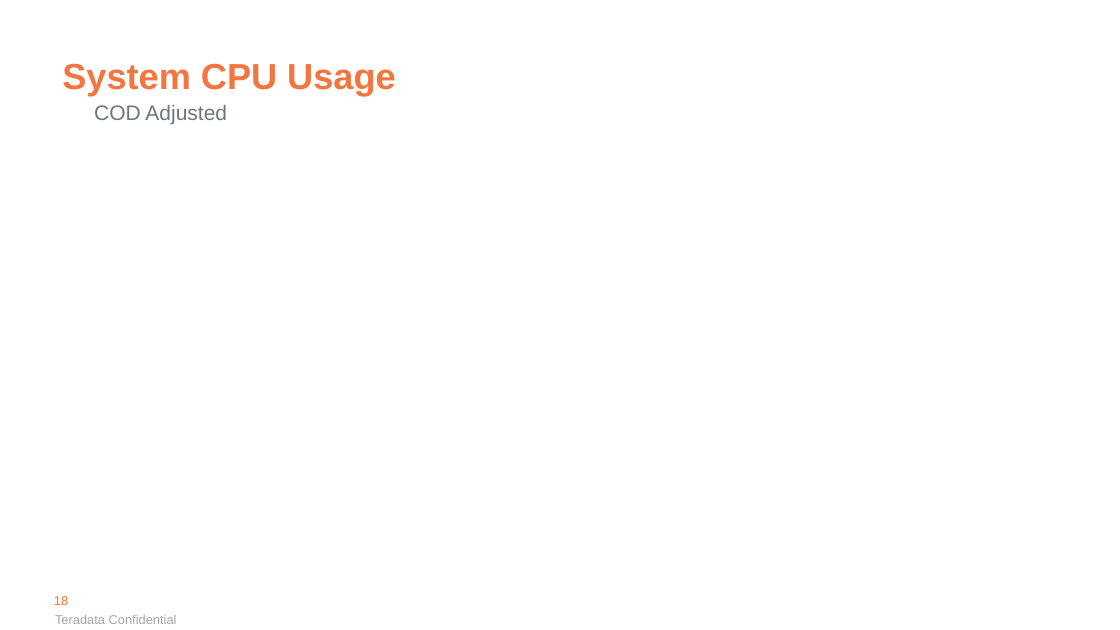
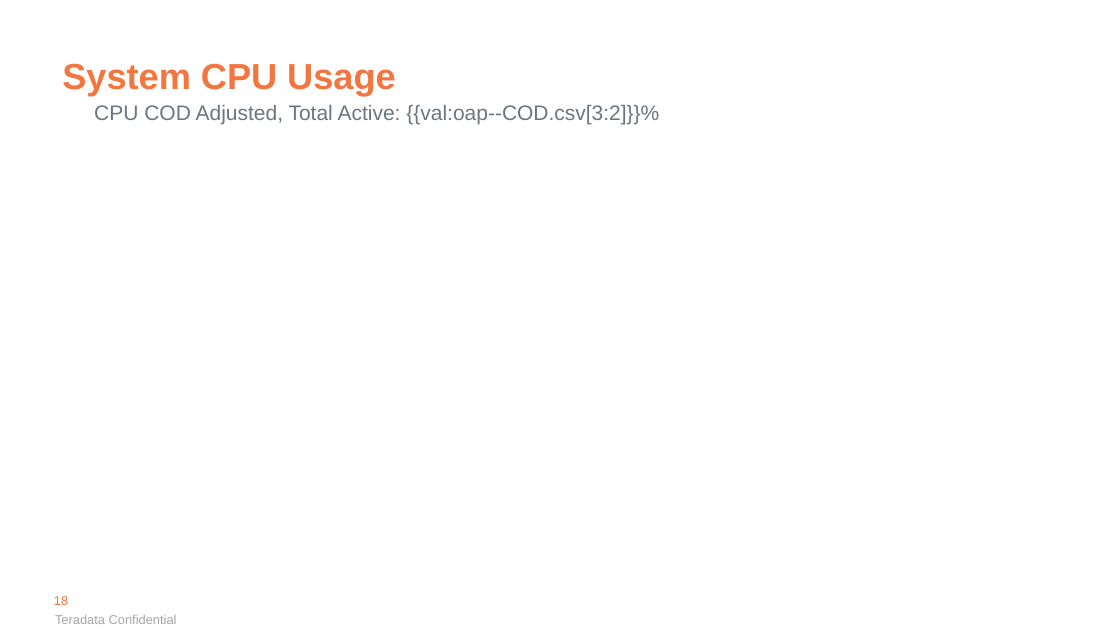
Before and after one commit to tdcoa/systasks, a slide deck: slide 18 of Solutions/ppt/Vantage Health Check v4.1.pptx. Drawn at 1120x630 pixels with LibreOffice and Linux fonts; fonts in the diff are those of the drawing; background and template pictures are left out. Boxes give left, top, right and bottom in pixels: in the first picture for what was removed or moved away, otherwise in the second. Text is boxed around its words. In the diff, an @@ line names an element or a change of style, - is before the commit and + after.

```diff
--- a/Solutions/ppt/Vantage Health Check v4.1.pptx
+++ b/Solutions/ppt/Vantage Health Check v4.1.pptx
@@ text at (94,105,659,124): text changed @@
-COD Adjusted
+CPU COD Adjusted, Total Active: {{val:oap--COD.csv[3:2]}}%
```
Also in this commit, not shown: 8 other slides changed, 4 other files.
